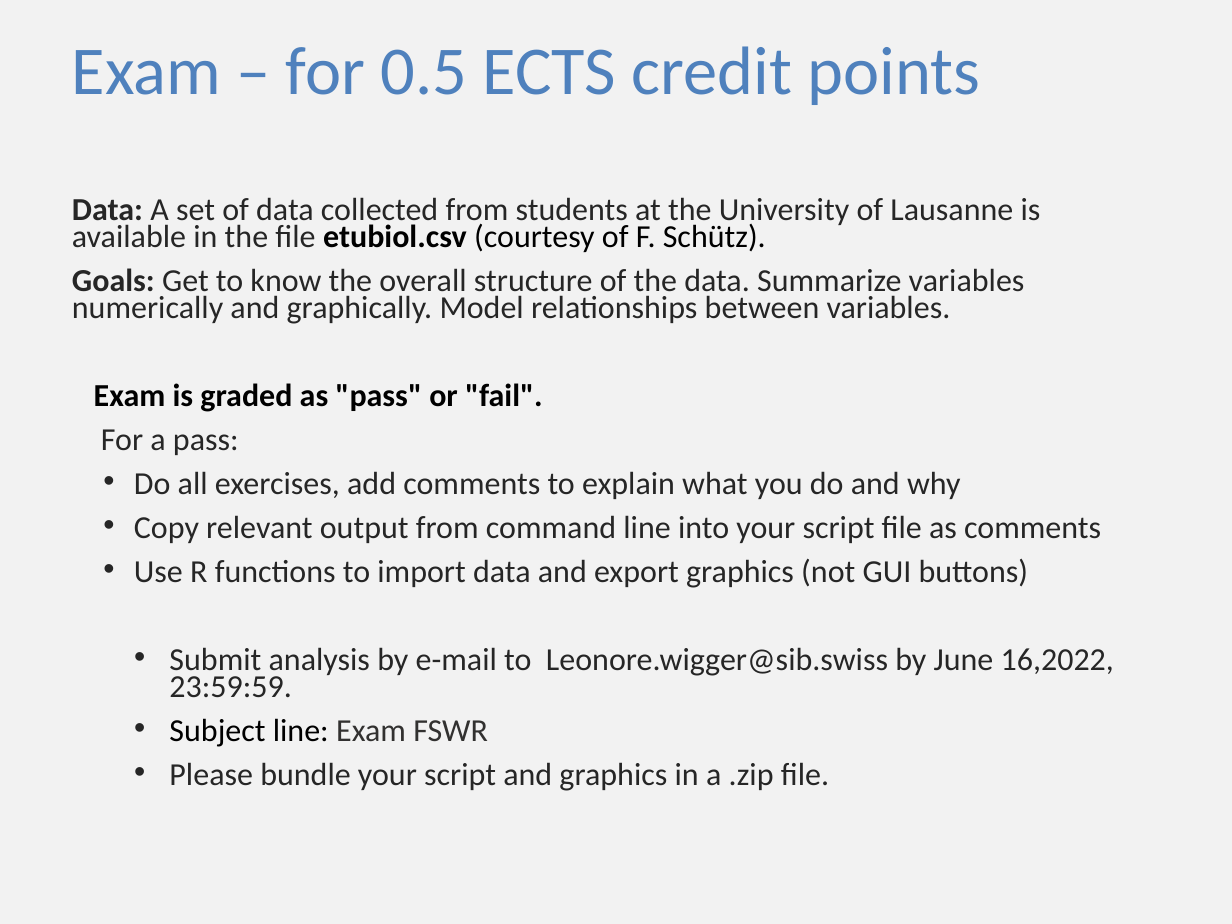
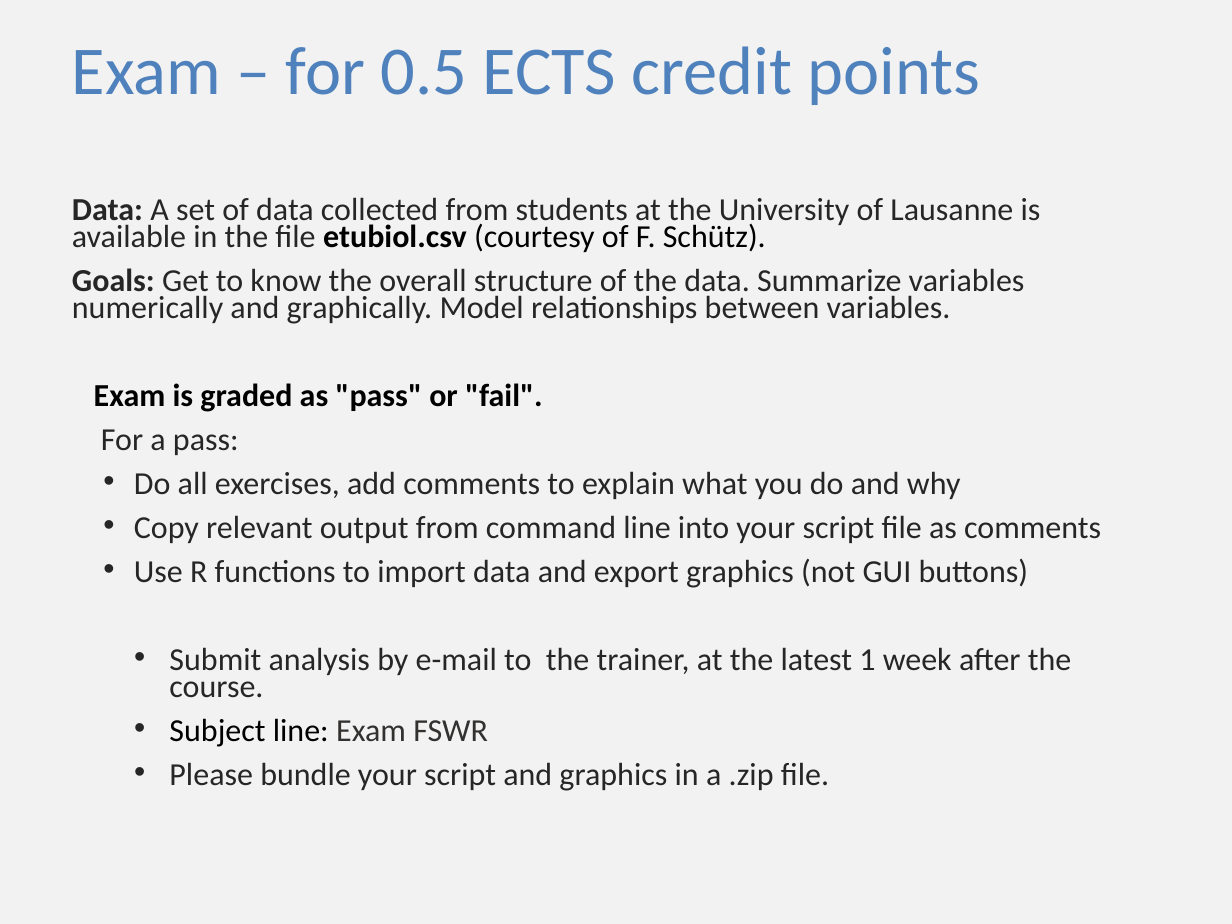
Before and after one commit to sib-swiss/first-steps-with-R-training, a slide deck: slide 1 of assets/pptx/exam_R.pptx. Drawn at 1232x924 pixels with LibreOffice and Linux fonts; fonts in the diff are those of the drawing. Boxes give left, top, right and bottom in pixels: in the first picture for what was removed or moved away, otherwise in the second. Text is boxed around its words. In the diff, an @@ line names an element or a change of style, - is before the commit and + after.

Commit message:
updated exam slides to remove Leonore email

```diff
--- a/assets/pptx/exam_R.pptx
+++ b/assets/pptx/exam_R.pptx
@@ text at bbox=[169, 647, 1071, 698]: text changed @@
-  • Submit analysis by e-mail to Leonore.wigger@sib.swiss by June 16,2022, 23:59:59.
+  • Submit analysis by e-mail to the trainer, at the latest 1 week after the course.
```
Also in this commit, not shown: 1 other slide changed, 2 other files.
